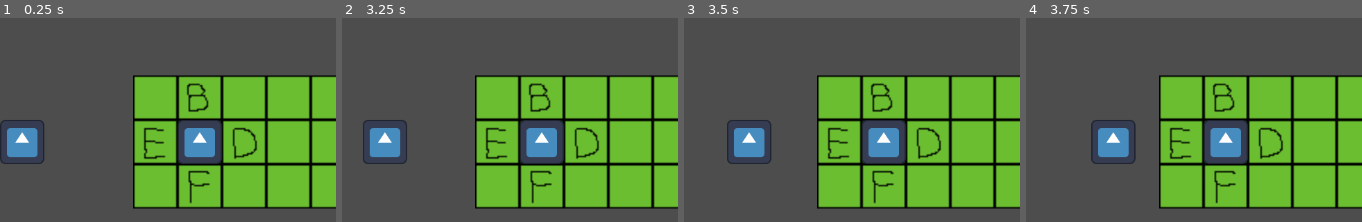
Above: before the commit, frames 1-4 (left to right).
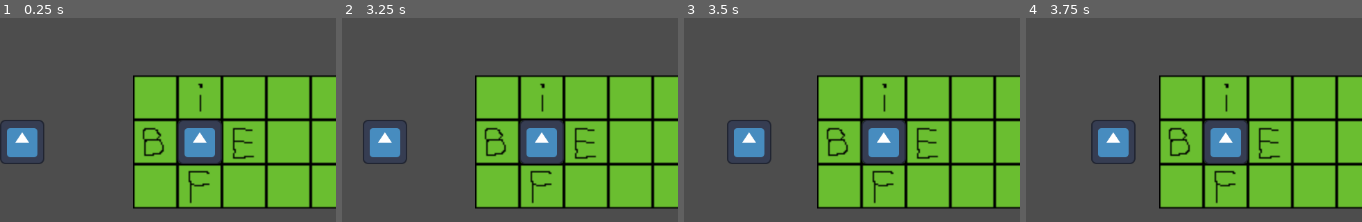
Above: after the commit, the same moments.

Repository: Bkasprzyk2077/HackYeah
Game: Godot game, scene res://levels/main.tscn
Same seed, same stepped clock (60 frames per second), same inputs: the game is played once before the commit and once after it. The engine's default icon, where the game draws it, is replaced by a stand-in: a white triangle on a blue panel in a dark square.
Inputs:
- Up to frame 1 (0.25 s): no input
- Up to frame 2 (3.25 s): tap Enter at 0.5, 2 s; tap Space at 1.25, 2.75 s
- Up to frame 3 (3.5 s): no input
- Up to frame 4 (3.75 s): no input
The pictures show only the part of the screen within x 0-50%, y 8-58%; the shares and areas given below are measured in that part.

The runs differ from the first frame. In frame 1, 1.3% of the frame differs, in the area x 42-77%, y 31-70%; in frame 2, 1.3%; in frame 3, 1.3%; in frame 4, 1.3%.

Commit message:
Interface

Diff:
--- a/lemur/lemur.gd
+++ b/lemur/lemur.gd
@@ -10,6 +10,8 @@
 signal start_game
 
 func _input(event: InputEvent) -> void:
+	if get_parent().is_lost:
+		return
 	if event is InputEventKey:
 		var key_event: InputEventKey = event
 		if key_event.pressed:
--- a/levels/main.gd
+++ b/levels/main.gd
@@ -11,6 +11,7 @@
 	"F": Vector2i(2,1),
 	"G": Vector2i(0,2),
 	"H": Vector2i(1,2),
+	"I": Vector2i(0,3)
 }
 
 var VOID_CELL_CORDS = Vector2i(2,2)
@@ -62,8 +63,9 @@
 	if !victim_count and !is_lost:
 		is_game_started = false
 		print("WINNER!")
-		await get_tree().create_timer(3).timeout
-		get_tree().change_scene_to_file("res://levels/main.tscn")
+		$Interface.end_game(true)
+		#await get_tree().create_timer(3).timeout
+		#get_tree().change_scene_to_file("res://levels/main.tscn")
 
 
 func lose():
@@ -71,5 +73,6 @@
 		is_lost = true
 		is_game_started = false
 		print("You lost!")
-		await get_tree().create_timer(3).timeout
-		get_tree().change_scene_to_file("res://levels/main.tscn")
+		$Interface.end_game(false)
+		#await get_tree().create_timer(3).timeout
+		#get_tree().change_scene_to_file("res://levels/main.tscn")
--- a/levels/main.tscn
+++ b/levels/main.tscn
@@ -20,6 +20,7 @@
 0:2/0 = 0
 1:2/0 = 0
 2:2/0 = 0
+0:3/0 = 0
 
 [sub_resource type="TileSet" id="TileSet_o6i83"]
 tile_size = Vector2i(32, 32)
--- a/ui/Interface.tscn
+++ b/ui/Interface.tscn
@@ -26,3 +26,38 @@
 text = "TEST"
 
 [node name="Timer" type="Timer" parent="."]
+
+[node name="EndGamePanel" type="PanelContainer" parent="."]
+anchors_preset = 8
+anchor_left = 0.5
+anchor_top = 0.5
+anchor_right = 0.5
+anchor_bottom = 0.5
+offset_left = -20.0
+offset_top = -20.0
+offset_right = 20.0
+offset_bottom = 20.0
+grow_horizontal = 2
+grow_vertical = 2
+
+[node name="VBoxContainer" type="VBoxContainer" parent="EndGamePanel"]
+layout_mode = 2
+alignment = 1
+
+[node name="win_lose_label" type="Label" parent="EndGamePanel/VBoxContainer"]
+layout_mode = 2
+text = "You won!"
+horizontal_alignment = 1
+
+[node name="end_game_time_label" type="Label" parent="EndGamePanel/VBoxContainer"]
+layout_mode = 2
+text = "00:00:00"
+horizontal_alignment = 1
+
+[node name="next_level_button" type="Button" parent="EndGamePanel/VBoxContainer"]
+layout_mode = 2
+text = "next level"
+
+[node name="restart_level_button" type="Button" parent="EndGamePanel/VBoxContainer"]
+layout_mode = 2
+text = "restart"
--- a/ui/interface.gd
+++ b/ui/interface.gd
@@ -2,9 +2,12 @@
 
 var elapsed_time: float = 0.0
 @onready var timer_label = $Control/TimerLabel
+@onready var end_game_panel = $EndGamePanel
+@onready var win_lose_label = $EndGamePanel/VBoxContainer/win_lose_label
 
 # Called when the node enters the scene tree for the first time.
 func _ready():
+	end_game_panel.visible = false
 	elapsed_time = 0.0
 
 func _process(delta):
@@ -18,3 +21,10 @@
 	var centiseconds = int((seconds - int(seconds)) * 100)
 
 	return str(minutes).pad_zeros(2) + ":" + str(remaining_seconds).pad_zeros(2) + ":" + str(centiseconds).pad_zeros(2)
+
+func end_game(win: bool):
+	if win:
+		win_lose_label.text = "You won"
+	else:
+		win_lose_label.text = "You lost"
+	end_game_panel.visible = true
Binary file changed: assets/test_grid.png
Not shown, changed: .DS_Store
